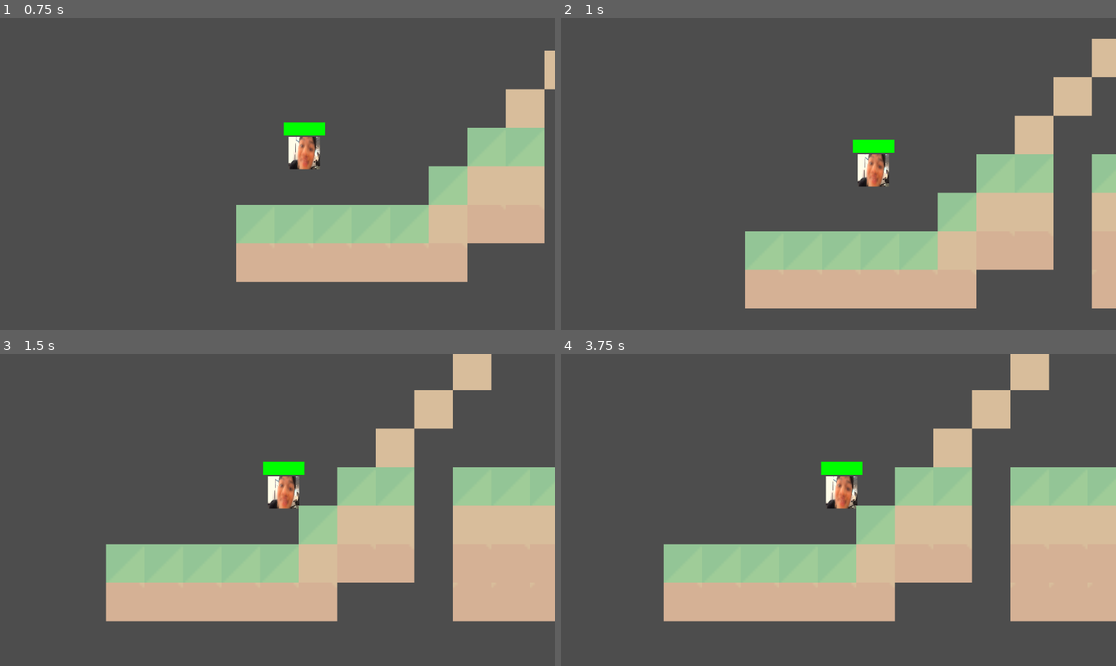
Above: before the commit, frames 1-4 (two rows, left to right).
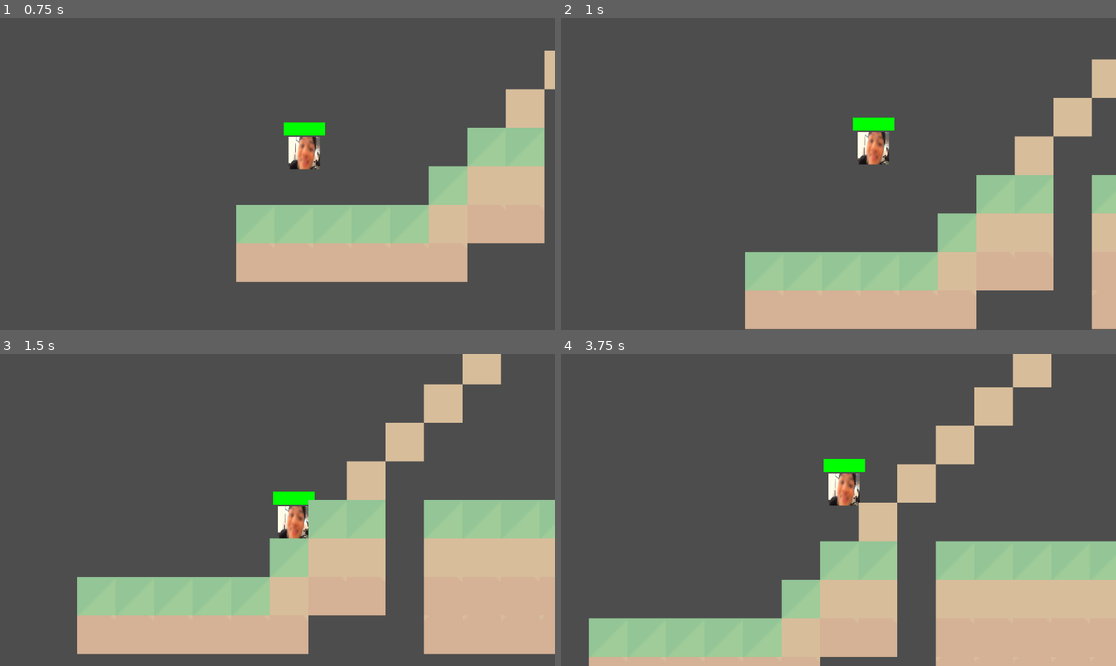
Above: after the commit, the same moments.

Repository: ethanshu2012-tech/DAydream-Hackathon---Sacrifices-Must-Be-Made
Game: Godot game, scene res://main.tscn
The game is run twice, just before and just after one commit, with the same random seed, the same clock (stepped at 60 frames per second) and the same inputs.
Inputs:
- Up to frame 1 (0.75 s): hold D (right) from 0.53 s (still down); tap W (jump) at 0.6 s
- Up to frame 2 (1 s): keep holding D (right); tap W (jump) at 0.77 s
- Up to frame 3 (1.5 s): keep holding D (right); tap W (jump) at 1.07, 1.35 s
- Up to frame 4 (3.75 s): tap W (jump) at 1.52, 1.82, 2.1, 2.85, 3.02, 3.32, 3.6 s; release D (right) at 2.03 s; hold A (left) 2.03-2.78 s; hold D (right) from 2.78 s (still down)

Frame 1 is identical in both runs. In frame 2, 15% of the frame differs, in the area x 33-100%, y 6-100%; in frame 3, 29%; in frame 4, 37%, in the area x 5-100%, y 0-100%.

Commit message:
removed fall damage and added double jump

Diff:
--- a/player.gd
+++ b/player.gd
@@ -6,6 +6,12 @@
 const SPEED := 500.0
 const JUMP_VELOCITY := -700.0
 var GRAVITY: float = 1200.0
+
+# ---------------------------
+# DOUBLE JUMP
+# ---------------------------
+const MAX_JUMPS := 2  # allows double jump
+var jumps_left := MAX_JUMPS
 
 # ---------------------------
 # HEALTH
@@ -19,18 +25,6 @@
 # ---------------------------
 const FALL_DEATH_Y := 1000.0
 var spawn_position: Vector2
-
-# ---------------------------
-# FALL DAMAGE SETTINGS
-# ---------------------------
-const FALL_DAMAGE_THRESHOLD := 300.0
-const FALL_DAMAGE_MULTIPLIER := 0.1
-
-# ---------------------------
-# FALL TRACKING
-# ---------------------------
-var was_in_air := false
-var fall_start_velocity := 0.0
 
 # ---------------------------
 # READY
@@ -70,24 +64,14 @@
 	# --- Gravity ---
 	if not is_on_floor():
 		velocity.y += GRAVITY * delta
-		if not was_in_air:
-			was_in_air = true
-			fall_start_velocity = velocity.y  # start tracking fall
 	else:
-		# Player landed
-		if was_in_air:
-			was_in_air = false
-			# Use downward velocity for fall damage
-			if abs(velocity.y) > FALL_DAMAGE_THRESHOLD:
-				var damage := int((abs(velocity.y) - FALL_DAMAGE_THRESHOLD) * FALL_DAMAGE_MULTIPLIER)
-				if damage > 0:
-					print("Fall damage:", damage, "Velocity:", velocity.y)
-					take_damage(damage)
 		velocity.y = 0
+		jumps_left = MAX_JUMPS  # reset jumps when landing
 
 	# --- Jump ---
-	if Input.is_action_just_pressed("jump") and is_on_floor():
+	if Input.is_action_just_pressed("jump") and jumps_left > 0:
 		velocity.y = JUMP_VELOCITY
+		jumps_left -= 1
 
 	# --- Horizontal movement ---
 	var input_dir := Input.get_action_strength("ui_right") - Input.get_action_strength("ui_left")
@@ -147,3 +131,4 @@
 	velocity = Vector2.ZERO
 	current_health = max_health
 	_update_health_bar()
+	jumps_left = MAX_JUMPS  # reset double jump on respawn
